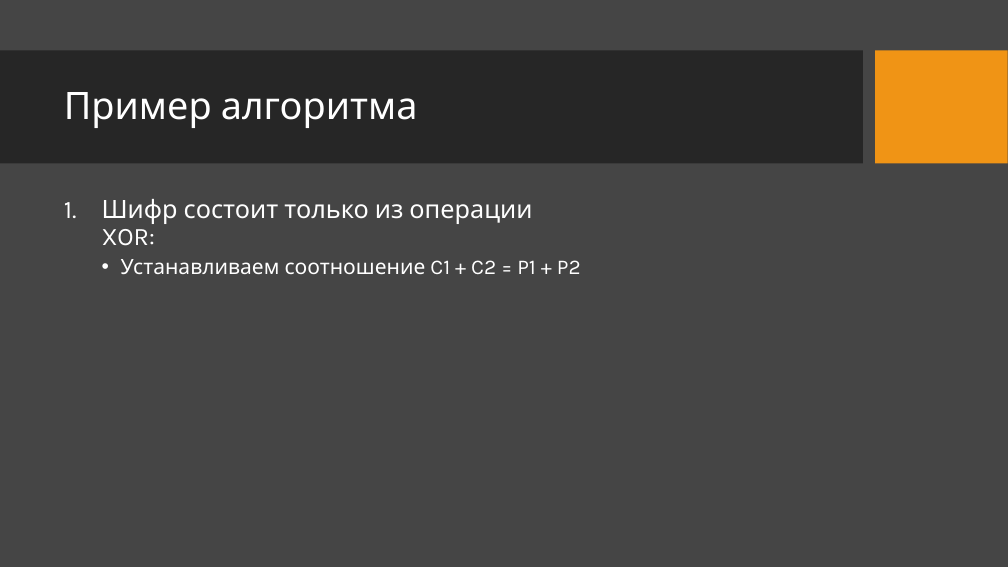
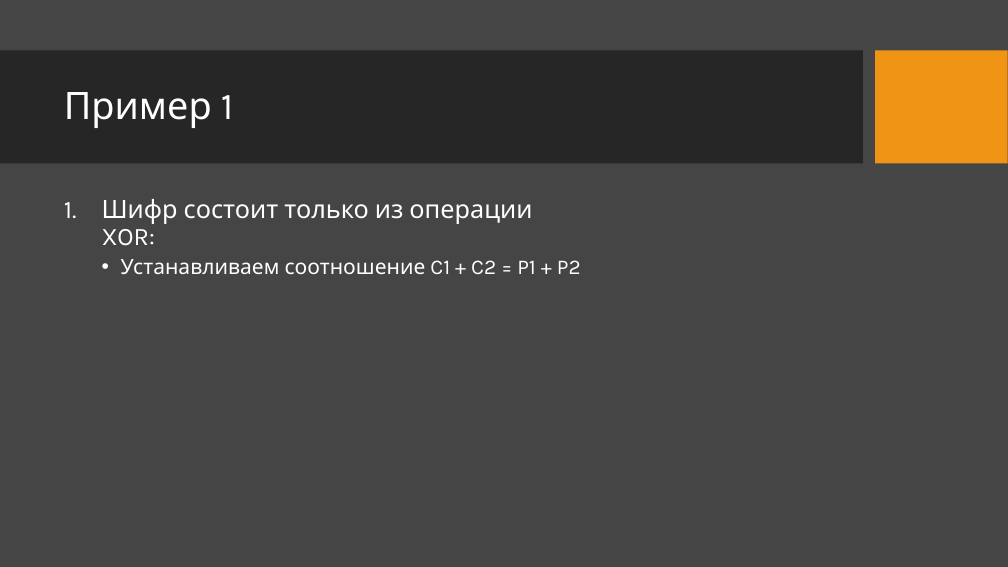
Before and after one commit to VladimirSolodilov/Programming, a slide deck: slide 6 of Дифференциальный криптоанализ.pptx. Drawn at 1008x567 pixels with LibreOffice and Linux fonts; fonts in the diff are those of the drawing; background and template pictures are left out. Boxes give left, top, right and bottom in pixels: in the first picture for what was removed or moved away, otherwise in the second. Text is boxed around its words. In the diff, an @@ line names an element or a change of style, - is before the commit and + after.

```diff
--- a/Дифференциальный криптоанализ.pptx
+++ b/Дифференциальный криптоанализ.pptx
@@ title at [64,92,233,128]: text changed @@
-Пример алгоритма
+Пример 1
```
Also in this commit, not shown: 2 other slides changed.
